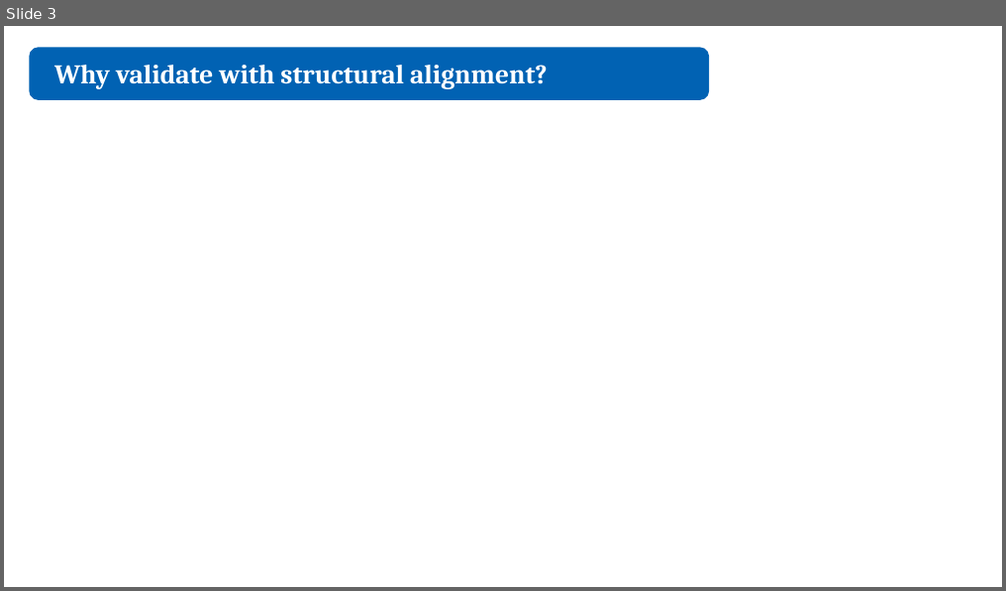
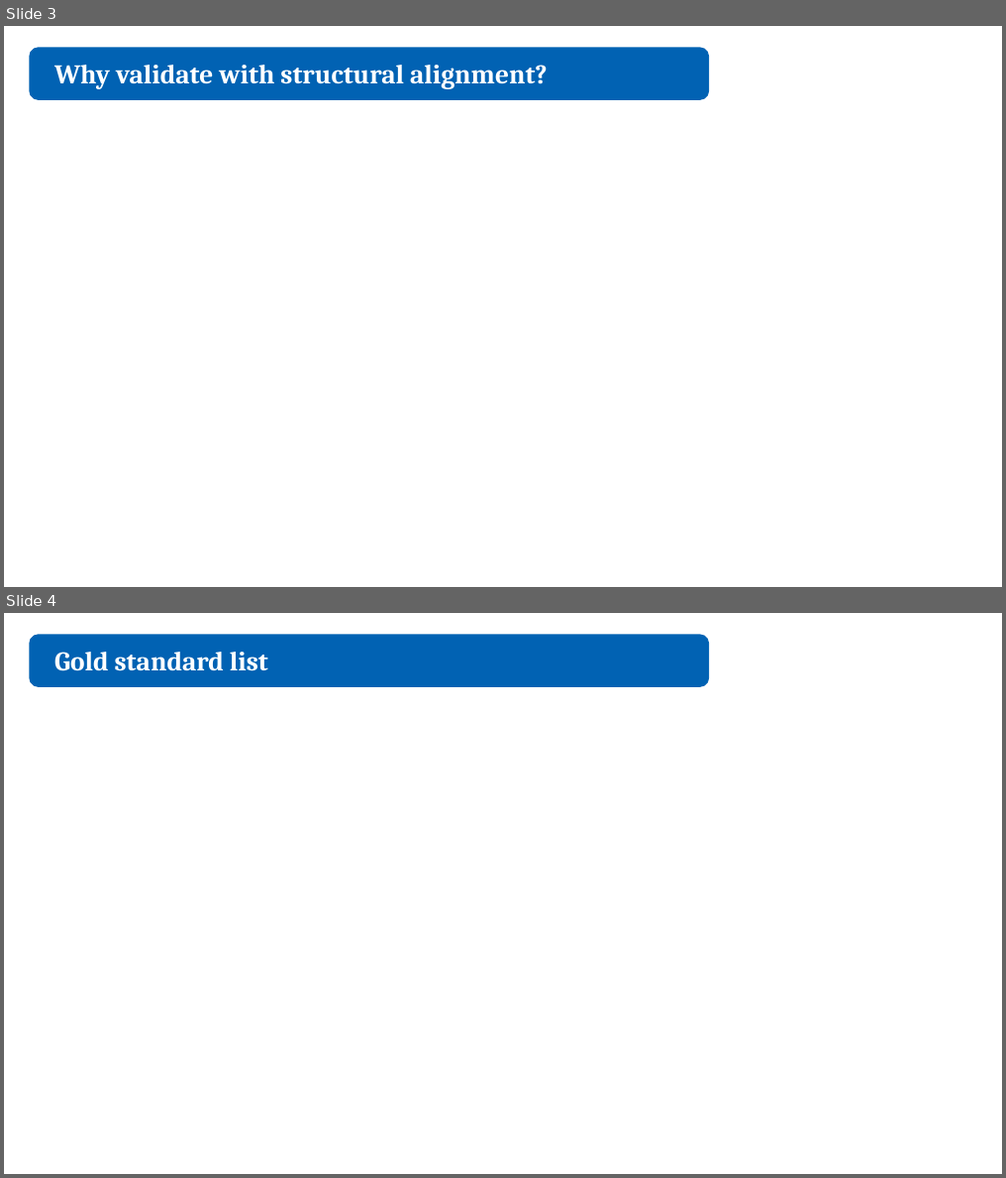
Before and after one commit to juliandeanmoran/BISSH, a slide deck: reports/2026-04-01_projectUpdate_2_jmoran.pptx. Shown one above the other, each under a label of ours: slide 3 before the commit, slides 3 and 4 after it. The pictures are 1006x591 and 1006x1178 pixels, drawn with LibreOffice and Linux fonts; fonts in the diff are those of the drawing. Boxes give left, top, right and bottom in pixels: in the first picture for what was removed or moved away, otherwise in the second. Text is boxed around its words. In the diff, an @@ line names an element or a change of style, - is before the commit and + after.

```diff
--- a/reports/2026-04-01_projectUpdate_2_jmoran.pptx
+++ b/reports/2026-04-01_projectUpdate_2_jmoran.pptx
@@ slide 4 added at (4,613,1002,1174), background #FFFFFF @@
@@ rounded rectangle added at (30,635,709,686), fill #0162B3, outline #0162B3 1.5 pt @@
@@ text added at (54,652,268,671), 26 pt, text #FFFFFF, bold @@
+Gold standard list
```
Also in this commit, not shown: 2 other files.
